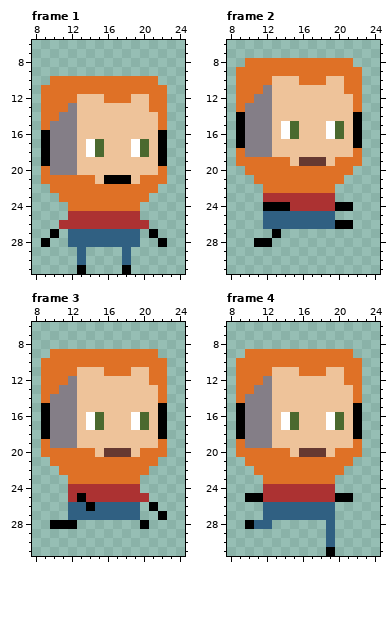
Pixel-art file: sprites/andreh.ase. Above, as it was before the edit.
32x32 pixels, 5 frames. Shown: frame 1: x 8..24, y 6..31; frame 2: x 8..24, y 6..31; frame 3: x 8..24, y 6..31; frame 4: x 8..24, y 6..31. The commit also changed other frames, which this record leaves out.
Once edited:
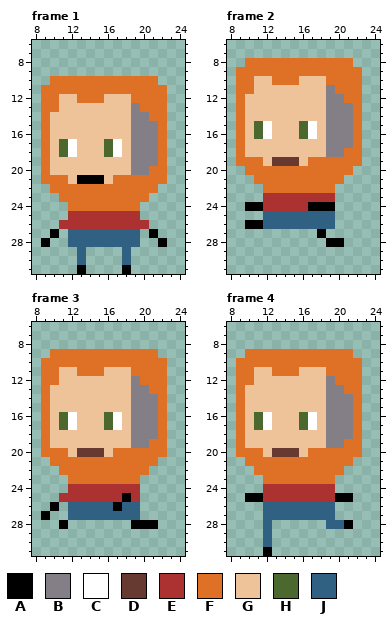
Palette (. is transparent): A #000000  B #847e87  C #ffffff  D #663931  E #ac3232  F #df7126  G #eec39a  H #4b692f  J #306082
Changes in this commit:
layer "Left" now shown
layer "Right" now hidden
--- frame 1
@@ x 8..24 @@
 11 .FFFFFFFFFFFFFF..
-12 .FFFFGGGFFFGGFF..
-13 .FFFBGGGGGGGGFF..
-14 .FFBBGGGGGGGGGF..
-15 .FBBBGGGGGGGGGF..
-16 .ABBBGGGGGGGGGA..
-17 .ABBBGCHGGGCHGA..
-18 .ABBBGCHGGGCHGA..
-19 .ABBBGGGGGGGGGA..
-20 .FBBBGGGGGGGGGF..
-21 .FFFFFFGAAAGFFF..
+12 .FFGGFFFGGGFFFF..
+13 .FFGGGGGGGGBFFF..
+14 .FGGGGGGGGGBBFF..
+15 .FGGGGGGGGGBBBF..
+16 .FGGGGGGGGGBBBF..
+17 .FGHCGGGHCGBBBF..
+18 .FGHCGGGHCGBBBF..
+19 .FGGGGGGGGGBBBF..
+20 .FGGGGGGGGGBBFF..
+21 .FFFGAAAGFFFFFF..
 22 ..FFFFFFFFFFFF...
--- frame 2
@@ x 8..24 @@
  9 .FFFFFFFFFFFFFF..
-10 .FFFFGGGFFFGGFF..
-11 .FFFBGGGGGGGGFF..
-12 .FFBBGGGGGGGGGF..
-13 .FBBBGGGGGGGGGF..
-14 .ABBBGGGGGGGGGA..
-15 .ABBBGCHGGGCHGA..
-16 .ABBBGCHGGGCHGA..
-17 .ABBBGGGGGGGGGA..
-18 .FBBBGGGGGGGGGF..
-19 .FFFFFFGDDDGFFF..
+10 .FFGGFFFGGGFFFF..
+11 .FFGGGGGGGGBFFF..
+12 .FGGGGGGGGGBBFF..
+13 .FGGGGGGGGGBBBF..
+14 .FGGGGGGGGGBBBF..
+15 .FGHCGGGHCGBBBF..
+16 .FGHCGGGHCGBBBF..
+17 .FGGGGGGGGGBBBF..
+18 .FGGGGGGGGGBBFF..
+19 .FFFGDDDGFFFFFF..
 20 ..FFFFFFFFFFFF...
@@ x 8..24 @@
 23 ....EEEEEEEE.....
-24 ....AAAEEEEEAA...
+24 ..AAEEEEEAAA.....
 25 ....JJJJJJJJ.....
-26 ....JJJJJJJJAA...
-27 .....A...........
-28 ...AA............
+26 ..AAJJJJJJJJ.....
+27 ..........A......
+28 ...........AA....
 29 .................
--- frame 3
@@ x 8..24 @@
 10 .FFFFFFFFFFFFFF..
-11 .FFFFGGGFFFGGFF..
-12 .FFFBGGGGGGGGFF..
-13 .FFBBGGGGGGGGGF..
-14 .FBBBGGGGGGGGGF..
-15 .ABBBGGGGGGGGGA..
-16 .ABBBGCHGGGCHGA..
-17 .ABBBGCHGGGCHGA..
-18 .ABBBGGGGGGGGGA..
-19 .FBBBGGGGGGGGGF..
-20 .FFFFFFGDDDGFFF..
+11 .FFGGFFFGGGFFFF..
+12 .FFGGGGGGGGBFFF..
+13 .FGGGGGGGGGBBFF..
+14 .FGGGGGGGGGBBBF..
+15 .FGGGGGGGGGBBBF..
+16 .FGHCGGGHCGBBBF..
+17 .FGHCGGGHCGBBBF..
+18 .FGGGGGGGGGBBBF..
+19 .FGGGGGGGGGBBFF..
+20 .FFFGDDDGFFFFFF..
 21 ..FFFFFFFFFFFF...
@@ x 8..24 @@
 24 ....EEEEEEEE.....
-25 ....EAEEEEEEE....
-26 ....JJAJJJJJ.A...
-27 ....JJJJJJJJ..A..
-28 ..AAA.......A....
+25 ...EEEEEEEAE.....
+26 ..A.JJJJJAJJ.....
+27 .A..JJJJJJJJ.....
+28 ...A.......AAA...
 29 .................
--- frame 4
@@ x 8..24 @@
 10 .FFFFFFFFFFFFFF..
-11 .FFFFGGGFFFGGFF..
-12 .FFFBGGGGGGGGFF..
-13 .FFBBGGGGGGGGGF..
-14 .FBBBGGGGGGGGGF..
-15 .ABBBGGGGGGGGGA..
-16 .ABBBGCHGGGCHGA..
-17 .ABBBGCHGGGCHGA..
-18 .ABBBGGGGGGGGGA..
-19 .FBBBGGGGGGGGGF..
-20 .FFFFFFGDDDGFFF..
+11 .FFGGFFFGGGFFFF..
+12 .FFGGGGGGGGBFFF..
+13 .FGGGGGGGGGBBFF..
+14 .FGGGGGGGGGBBBF..
+15 .FGGGGGGGGGBBBF..
+16 .FGHCGGGHCGBBBF..
+17 .FGHCGGGHCGBBBF..
+18 .FGGGGGGGGGBBBF..
+19 .FGGGGGGGGGBBFF..
+20 .FFFGDDDGFFFFFF..
 21 ..FFFFFFFFFFFF...
@@ x 8..24 @@
 27 ....JJJJJJJJ.....
-28 ..AJJ......J.....
-29 ...........J.....
-30 ...........J.....
-31 ...........A.....
+28 ....J......JJA...
+29 ....J............
+30 ....J............
+31 ....A............
Boxes around the changes in both pictures, in picture pixels (x1, y1, x2, y2):
changed: (41, 94, 167, 184)
changed: (236, 76, 362, 166)
changed: (245, 202, 353, 247)
changed: (41, 367, 167, 457)
changed: (41, 493, 167, 529)
changed: (236, 367, 362, 457)
changed: (245, 520, 272, 556)
changed: (326, 520, 353, 556)
